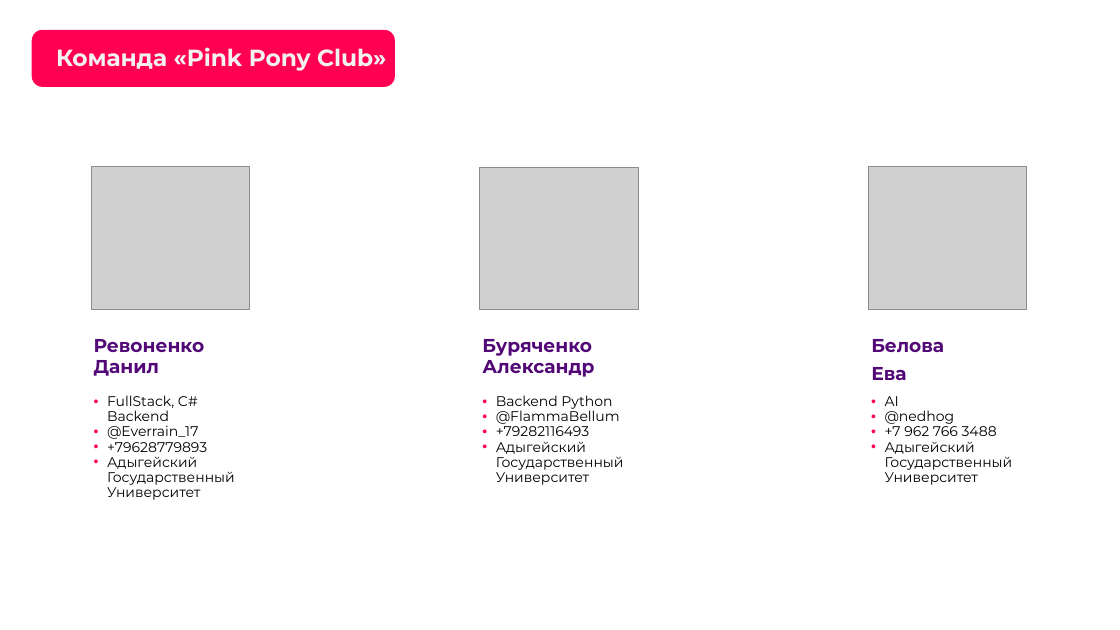
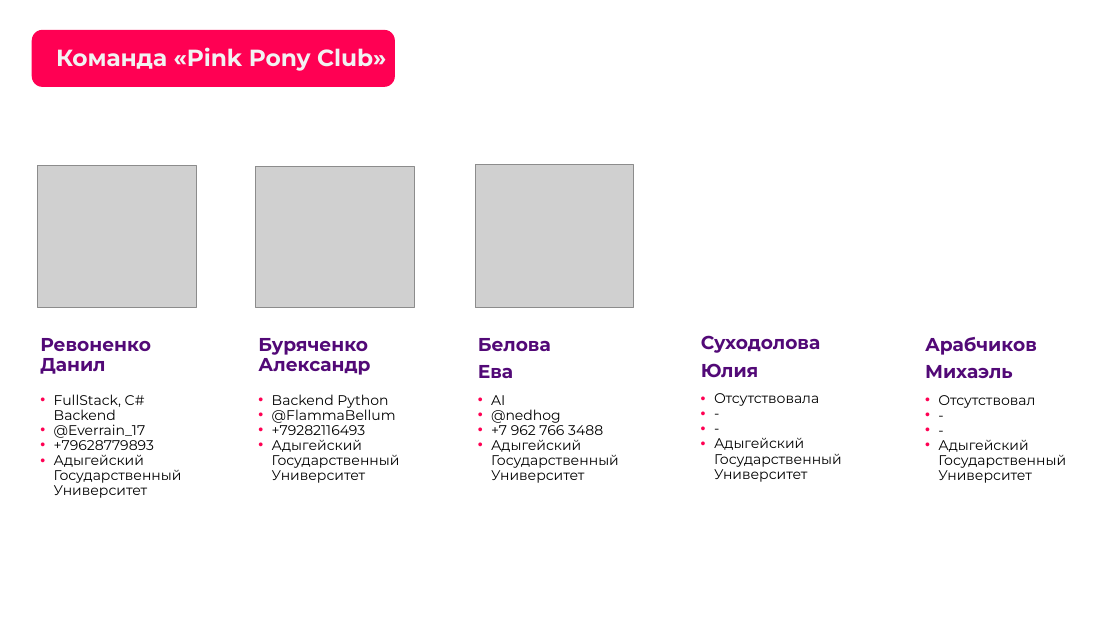
Before and after one commit to Everrain17/Simulator112-Pink-Pony-Club-Team-case-9, a slide deck: slide 4 of presentation/PinkPonyClubTeam-презентация.pptx. Drawn at 1120x630 pixels with LibreOffice and Linux fonts; fonts in the diff are those of the drawing; grey boxes stand for pictures; background and template pictures are left out. Boxes give left, top, right and bottom in pixels: in the first picture for what was removed or moved away, otherwise in the second. Text is boxed around its words. In the diff, an @@ line names an element or a change of style, - is before the commit and + after.

```diff
--- a/presentation/PinkPonyClubTeam-презентация.pptx
+++ b/presentation/PinkPonyClubTeam-презентация.pptx
@@ 2 texts, 1 picture, 1 rounded rectangle: place and size @@
-2 texts, 1 picture, 1 rounded rectangle at [70, 139, 271, 584]
+2 texts, 1 picture, 1 rounded rectangle at [16, 139, 218, 583]
@@ 2 texts, 1 picture, 1 rounded rectangle: place and size @@
-2 texts, 1 picture, 1 rounded rectangle at [847, 139, 1049, 584]
+2 texts, 1 picture, 1 rounded rectangle at [454, 139, 655, 583]
@@ rounded rectangle added at [676, 139, 878, 583], fill #FFFFFF @@
@@ rounded rectangle added at [902, 139, 1103, 583], fill #FFFFFF @@
@@ 2 texts, 1 picture: place and size @@
-2 texts, 1 picture at [480, 168, 638, 485]
+2 texts, 1 picture at [256, 166, 414, 483]
@@ text added at [701, 335, 821, 378], 16 pt, text #520977, bold @@
+Суходолова
+Юлия
@@ text added at [925, 337, 1037, 378], 16 pt, text #520977, bold @@
+Арабчиков
+Михаэль
@@ text added at [714, 393, 842, 482], 12 pt, text #000000 @@
+• Отсутствовала
+• -
+• -
+• Адыгейский Государственный Университет
@@ text added at [938, 395, 1066, 483], 12 pt, text #000000 @@
+• Отсутствовал
+• -
+• -
+• Адыгейский Государственный Университет
```
